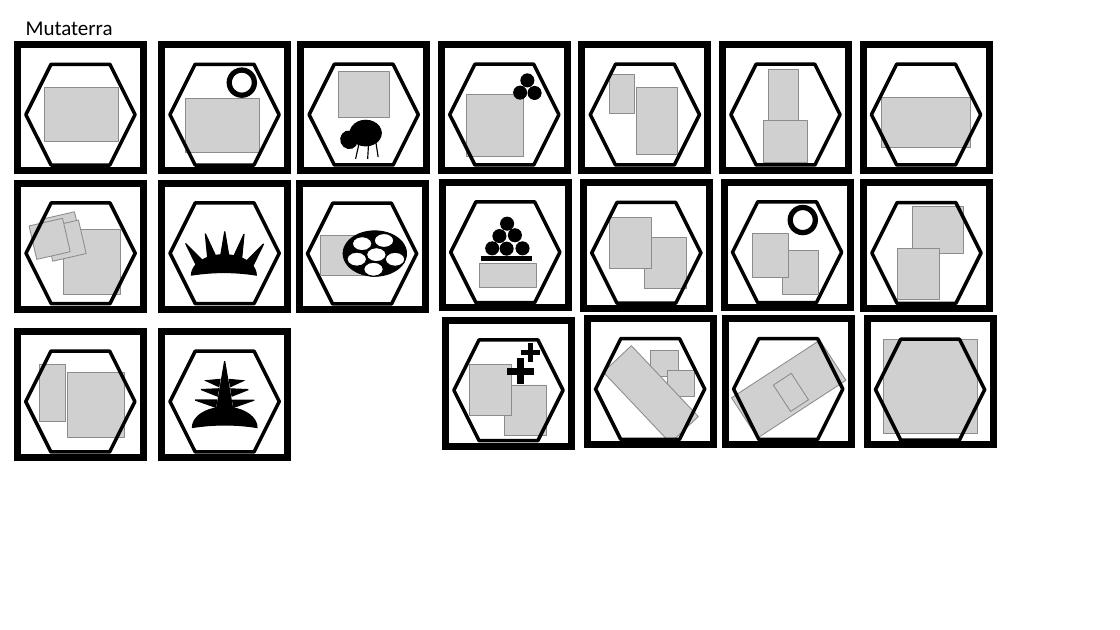
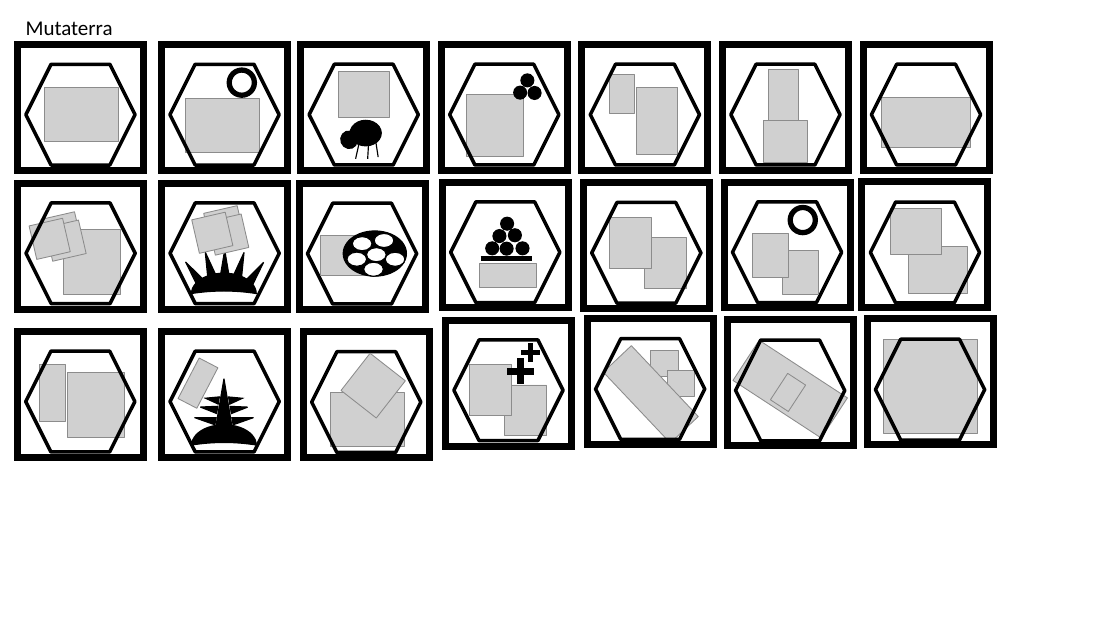
Before and after one commit to alexliuhust/JS_ChessGames, a slide deck: slide 3 of image process/drawings sifi.pptx. Drawn at 1120x630 pixels with LibreOffice and Linux fonts; fonts in the diff are those of the drawing; grey boxes stand for pictures. Boxes give left, top, right and bottom in pixels: in the first picture for what was removed or moved away, otherwise in the second. Text is boxed around its words. In the diff, an @@ line names an element or a change of style, - is before the commit and + after.

```diff
--- a/image process/drawings sifi.pptx
+++ b/image process/drawings sifi.pptx
@@ picture added at (204, 206, 245, 247) @@
@@ picture: place and size @@
-picture at (913, 207, 965, 254)
+picture at (891, 208, 943, 255)
@@ picture added at (192, 213, 233, 254) @@
@@ picture added at (207, 214, 249, 255) @@
@@ 5 triangles, 2 moons: place and size @@
-5 triangles, 2 moons at (181, 232, 268, 427)
+5 triangles, 2 moons at (181, 250, 268, 445)
@@ picture removed at (898, 249, 940, 300) @@
@@ picture added at (908, 246, 967, 293) @@
@@ picture added at (178, 358, 218, 408) @@
@@ group added at (303, 332, 429, 458): 2 pictures, 1 rectangle, 1 hexagon @@
@@ picture at (733, 340, 848, 438): rotation 326 to 33 degrees @@
@@ picture at (770, 373, 806, 412): rotation 326 to 33 degrees @@
@@ 7 triangles: place and size @@
-7 triangles at (195, 233, 255, 408)
+7 triangles at (194, 250, 254, 425)
```
Also in this commit, not shown: 1 other slide changed, 1 slide added, 1 slide removed, 8 other files.
